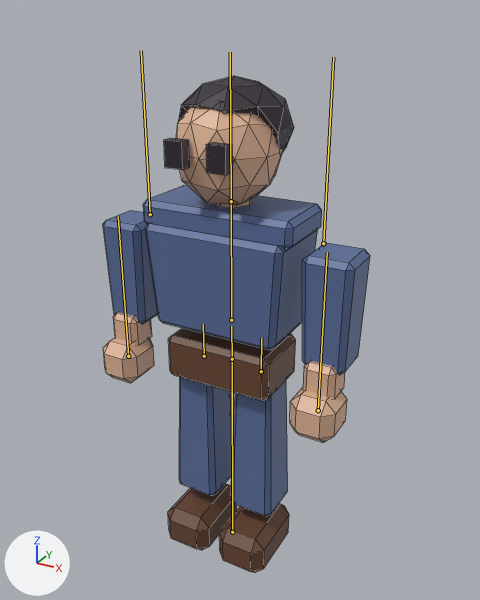
The FBX model Assets/ArtStyleTest/Models/Comic/Animated/PL_Base_Animated.fbx: old version first, new version second.
Rendered twice from a 50 mm lens placed at (1.15, -2.02, 2.15), pointed at (0.04, -0.01, 1.15). The axes (+X, +Y, +Z) are drawn at lower left. The lights are the same throughout. The older version comes first. The bones that bend it are drawn over the model as lines. Mesh edges are drawn as thin lines.

Names of what the first picture shows: 'PL_Base_Animated'.
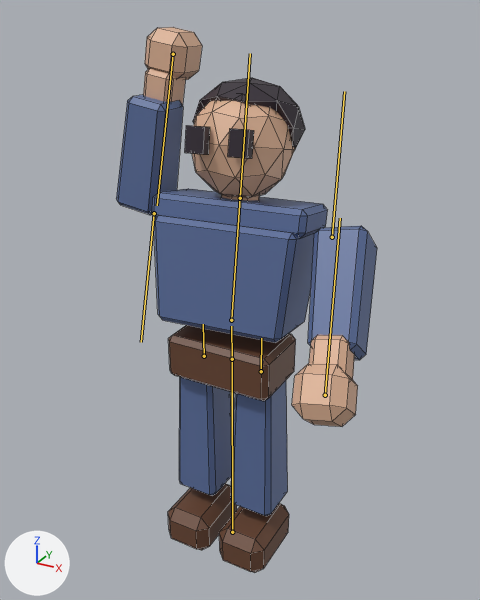
The newer file adds an action. The first version stands in its rest pose; the second is drawn at frame 4 of the action 'PL_Base_Shoot'.

Patch to the scene script:
```diff
--- a/Assets/ArtStyleTest/Models/Comic/Animated/PL_Base_Animated.fbx.py
+++ b/Assets/ArtStyleTest/Models/Comic/Animated/PL_Base_Animated.fbx.py
@@ bone_chest @@
 bone_chest = bpy.data.objects['PL_Base_Rig'].pose.bones['chest']  # child of 'hips'
-bone_chest.rotation_quaternion = (1.0, 0.0, 0.0, 0.0)  # degrees (0, 0, 0)
+bone_chest.rotation_quaternion = (0.995, -0.087, 0.043, 0.004)  # degrees (-10, 5, 0)
@@ bone_arm_l @@
 bone_arm_l = bpy.data.objects['PL_Base_Rig'].pose.bones['arm_L']  # child of 'chest'
-bone_arm_l.rotation_quaternion = (1.0, 0.0, 0.0, 0.0)  # degrees (0, 0, 0)
+bone_arm_l.rotation_quaternion = (0.962, -0.258, -0.023, 0.084)  # degrees (-30, 0, 10)
@@ bone_arm_r @@
 bone_arm_r = bpy.data.objects['PL_Base_Rig'].pose.bones['arm_R']  # child of 'chest'
-bone_arm_r.rotation_quaternion = (1.0, 0.0, 0.0, 0.0)  # degrees (0, 0, 0)
+bone_arm_r.rotation_quaternion = (0.087, -0.992, 0.087, -0.008)  # degrees (-170, 0, -10)
```

Location of each change, [x1, y1, x2, y2] in pixels of the pictures (480 x 600 px):
'PL_Base_Animated', posed (10% taller)
    before: [103, 76, 370, 572]
    after: [116, 27, 377, 572]
bone 'chest', root to tip
    before: (231, 320) to (231, 193)
    after: (231, 320) to (240, 189)
bone 'arm_L', root to tip
    before: (323, 243) to (333, 57)
    after: (332, 237) to (344, 91)
bone 'arm_R', root to tip
    before: (150, 214) to (141, 50)
    after: (154, 213) to (141, 342)
